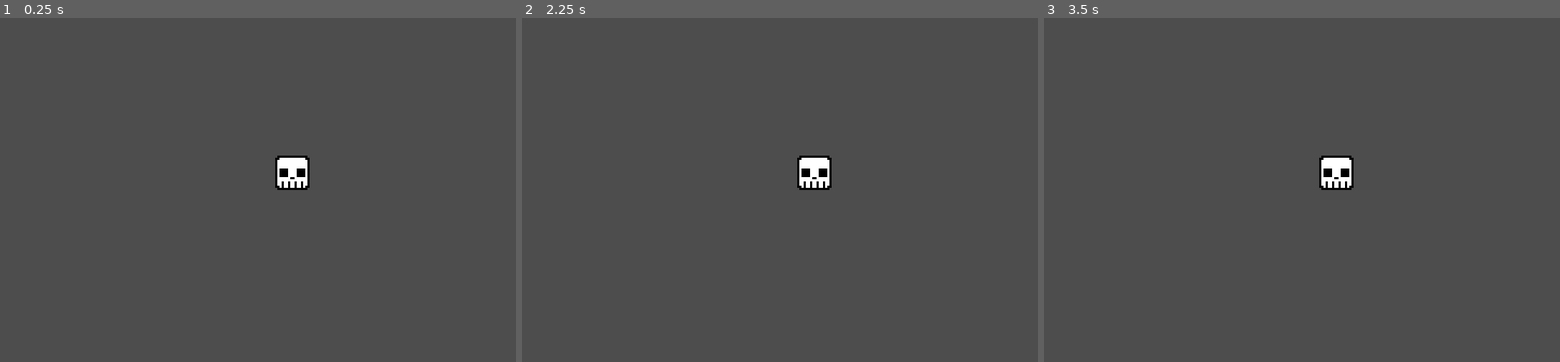
Above: before the commit, frames 1-3 (left to right).
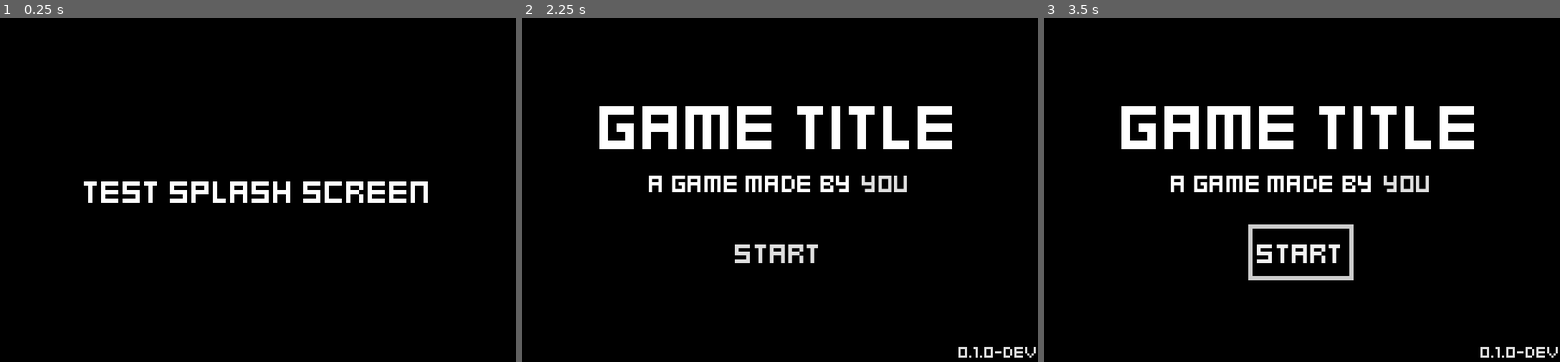
Above: after the commit, the same moments.

Repository: jicking/New-Pixel-Game
Game: Godot game, scene res://main.tscn
Same seed, same stepped clock (60 frames per second), same inputs: the game is played once before the commit and once after it.
Inputs (mouse positions are in pixels of both pictures, inside the frame that each line leads up to):
- Up to frame 1 (0.25 s): no input
- Up to frame 2 (2.25 s): tap Enter at 0.5, 2 s; tap Space at 1.25 s
- Up to frame 3 (3.5 s): click (1302, 251) at 2.75 s, where only the run after the commit has a clickable "START"

The runs differ from the first frame. In frame 1, 100% of the frame differs, in the area x 0-100%, y 0-100%; in frame 2, 100%; in frame 3, 100%.

Commit message:
Start Screen

Diff:
--- /dev/null
+++ b/assets/pixel_theme.tres
@@ -0,0 +1,75 @@
+[gd_resource type="Theme" load_steps=7 format=3 uid="uid://be1gcror123l1"]
+
+[ext_resource type="FontFile" uid="uid://bu4jo84bhkuda" path="res://assets/Kenney Mini Square.ttf" id="1_5q362"]
+
+[sub_resource type="StyleBoxFlat" id="StyleBoxFlat_63qpy"]
+content_margin_left = 4.0
+content_margin_top = 4.0
+content_margin_right = 4.0
+content_margin_bottom = 4.0
+bg_color = Color(0.1, 0.1, 0.1, 0.3)
+corner_radius_top_left = 3
+corner_radius_top_right = 3
+corner_radius_bottom_right = 3
+corner_radius_bottom_left = 3
+corner_detail = 5
+
+[sub_resource type="StyleBoxFlat" id="StyleBoxFlat_r1ki3"]
+bg_color = Color(0.6, 0.6, 0.6, 0)
+
+[sub_resource type="StyleBoxFlat" id="StyleBoxFlat_n2cqr"]
+draw_center = false
+border_width_left = 2
+border_width_top = 2
+border_width_right = 2
+border_width_bottom = 2
+anti_aliasing = false
+
+[sub_resource type="StyleBoxFlat" id="StyleBoxFlat_ias3k"]
+content_margin_left = 4.0
+content_margin_top = 4.0
+content_margin_right = 4.0
+content_margin_bottom = 4.0
+draw_center = false
+corner_radius_top_left = 3
+corner_radius_top_right = 3
+corner_radius_bottom_right = 3
+corner_radius_bottom_left = 3
+corner_detail = 5
+
+[sub_resource type="StyleBoxFlat" id="StyleBoxFlat_tixm8"]
+content_margin_left = 4.0
+content_margin_top = 4.0
+content_margin_right = 4.0
+content_margin_bottom = 4.0
+bg_color = Color(0, 0, 0, 0.6)
+corner_radius_top_left = 3
+corner_radius_top_right = 3
+corner_radius_bottom_right = 3
+corner_radius_bottom_left = 3
+corner_detail = 5
+
+[resource]
+default_font = ExtResource("1_5q362")
+default_font_size = 16
+Button/colors/font_color = Color(0.875, 0.875, 0.875, 1)
+Button/colors/font_disabled_color = Color(0.875, 0.875, 0.875, 0.5)
+Button/colors/font_focus_color = Color(0.95, 0.95, 0.95, 1)
+Button/colors/font_hover_color = Color(0.95, 0.95, 0.95, 1)
+Button/colors/font_hover_pressed_color = Color(1, 1, 1, 1)
+Button/colors/font_outline_color = Color(1, 1, 1, 0)
+Button/colors/font_pressed_color = Color(1, 1, 1, 1)
+Button/colors/icon_disabled_color = Color(1, 1, 1, 0.4)
+Button/colors/icon_focus_color = Color(1, 1, 1, 1)
+Button/colors/icon_hover_color = Color(1, 1, 1, 1)
+Button/colors/icon_hover_pressed_color = Color(1, 1, 1, 1)
+Button/colors/icon_normal_color = Color(1, 1, 1, 1)
+Button/colors/icon_pressed_color = Color(1, 1, 1, 1)
+Button/constants/h_separation = 4
+Button/constants/icon_max_width = 0
+Button/constants/outline_size = 0
+Button/styles/disabled = SubResource("StyleBoxFlat_63qpy")
+Button/styles/focus = SubResource("StyleBoxFlat_r1ki3")
+Button/styles/hover = SubResource("StyleBoxFlat_n2cqr")
+Button/styles/normal = SubResource("StyleBoxFlat_ias3k")
+Button/styles/pressed = SubResource("StyleBoxFlat_tixm8")
--- /dev/null
+++ b/main.gd
@@ -0,0 +1,16 @@
+extends Node2D
+
+
+# Called when the node enters the scene tree for the first time.
+func _ready():
+	pass # Replace with function body.
+
+
+# Called every frame. 'delta' is the elapsed time since the previous frame.
+func _process(delta):
+	pass
+
+
+func _on_timer_timeout():
+	$CanvasLayer/Splash.visible = false
+	$CanvasLayer/Start.visible = true
--- a/main.tscn
+++ b/main.tscn
@@ -1,9 +1,22 @@
-[gd_scene load_steps=2 format=3 uid="uid://bv08081ehp7og"]
+[gd_scene load_steps=4 format=3 uid="uid://bv08081ehp7og"]
 
-[ext_resource type="Texture2D" uid="uid://dwuj53417qxdm" path="res://assets/skull.png" id="1_tp5p6"]
+[ext_resource type="Script" path="res://main.gd" id="1_qqqws"]
+[ext_resource type="PackedScene" uid="uid://duyip4bm7avgu" path="res://screens/splash.tscn" id="2_graok"]
+[ext_resource type="PackedScene" uid="uid://c2dmepwlkbks0" path="res://screens/start.tscn" id="2_t6gqi"]
 
-[node name="Node2D" type="Node2D"]
+[node name="Main" type="Node2D"]
+script = ExtResource("1_qqqws")
 
-[node name="Skull" type="Sprite2D" parent="."]
-position = Vector2(136, 72)
-texture = ExtResource("1_tp5p6")
+[node name="Timer" type="Timer" parent="."]
+wait_time = 2.0
+one_shot = true
+autostart = true
+
+[node name="CanvasLayer" type="CanvasLayer" parent="."]
+
+[node name="Start" parent="CanvasLayer" instance=ExtResource("2_t6gqi")]
+visible = false
+
+[node name="Splash" parent="CanvasLayer" instance=ExtResource("2_graok")]
+
+[connection signal="timeout" from="Timer" to="." method="_on_timer_timeout"]
--- a/project.godot
+++ b/project.godot
@@ -28,3 +28,5 @@
 textures/canvas_textures/default_texture_filter=0
 renderer/rendering_method="gl_compatibility"
 renderer/rendering_method.mobile="gl_compatibility"
+anti_aliasing/screen_space_roughness_limiter/enabled=false
+environment/defaults/default_clear_color=Color(0, 0, 0, 1)
--- /dev/null
+++ b/screens/splash.tscn
@@ -0,0 +1,24 @@
+[gd_scene load_steps=2 format=3 uid="uid://duyip4bm7avgu"]
+
+[ext_resource type="Theme" uid="uid://be1gcror123l1" path="res://assets/pixel_theme.tres" id="1_m4jll"]
+
+[node name="Splash" type="Control"]
+layout_mode = 3
+anchors_preset = 15
+anchor_right = 1.0
+anchor_bottom = 1.0
+grow_horizontal = 2
+grow_vertical = 2
+theme = ExtResource("1_m4jll")
+
+[node name="CenterContainer" type="CenterContainer" parent="."]
+layout_mode = 1
+anchors_preset = 15
+anchor_right = 1.0
+anchor_bottom = 1.0
+grow_horizontal = 2
+grow_vertical = 2
+
+[node name="Label" type="Label" parent="CenterContainer"]
+layout_mode = 2
+text = "TEST SPLASH SCREEN"
--- /dev/null
+++ b/screens/start.tscn
@@ -0,0 +1,78 @@
+[gd_scene load_steps=2 format=3 uid="uid://c2dmepwlkbks0"]
+
+[ext_resource type="Theme" uid="uid://be1gcror123l1" path="res://assets/pixel_theme.tres" id="1_1a6v8"]
+
+[node name="Start" type="Control"]
+layout_mode = 3
+anchors_preset = 15
+anchor_right = 1.0
+anchor_bottom = 1.0
+grow_horizontal = 2
+grow_vertical = 2
+theme = ExtResource("1_1a6v8")
+
+[node name="VBoxContainer" type="VBoxContainer" parent="."]
+layout_mode = 1
+anchors_preset = 15
+anchor_right = 1.0
+anchor_bottom = 1.0
+offset_top = 29.0
+grow_horizontal = 2
+grow_vertical = 2
+theme_override_constants/separation = 12
+
+[node name="VBoxContainer2" type="VBoxContainer" parent="VBoxContainer"]
+layout_mode = 2
+theme_override_constants/separation = 0
+
+[node name="LabelTitle" type="Label" parent="VBoxContainer/VBoxContainer2"]
+layout_mode = 2
+theme_override_font_sizes/font_size = 32
+text = "GAME TITLE"
+horizontal_alignment = 1
+vertical_alignment = 1
+
+[node name="HBoxContainer" type="HBoxContainer" parent="VBoxContainer/VBoxContainer2"]
+layout_mode = 2
+size_flags_horizontal = 4
+
+[node name="LabelMadeBy" type="Label" parent="VBoxContainer/VBoxContainer2/HBoxContainer"]
+layout_mode = 2
+theme_override_font_sizes/font_size = 12
+text = "A GAME MADE BY"
+horizontal_alignment = 1
+
+[node name="LinkButton" type="LinkButton" parent="VBoxContainer/VBoxContainer2/HBoxContainer"]
+layout_mode = 2
+size_flags_horizontal = 4
+theme_override_font_sizes/font_size = 12
+text = "YOU"
+underline = 1
+uri = "https://jicking.github.io/"
+
+[node name="VBoxContainer" type="VBoxContainer" parent="VBoxContainer"]
+layout_mode = 2
+
+[node name="ButtonStart" type="Button" parent="VBoxContainer/VBoxContainer"]
+layout_mode = 2
+size_flags_horizontal = 4
+theme = ExtResource("1_1a6v8")
+theme_override_font_sizes/font_size = 14
+text = "START"
+
+[node name="VBoxContainer2" type="VBoxContainer" parent="."]
+layout_mode = 1
+anchors_preset = 12
+anchor_top = 1.0
+anchor_right = 1.0
+anchor_bottom = 1.0
+grow_horizontal = 2
+grow_vertical = 0
+
+[node name="LinkButtonVersion" type="LinkButton" parent="VBoxContainer2"]
+layout_mode = 2
+size_flags_horizontal = 8
+theme_override_font_sizes/font_size = 8
+text = "0.1.0-DEV"
+underline = 1
+uri = "https://github.com/jicking/New-Pixel-Game/releases"
